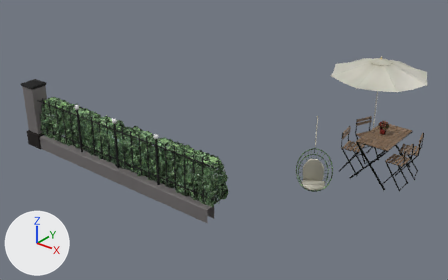
The glTF model assets/models/jardin.glb: old version first, new version second.
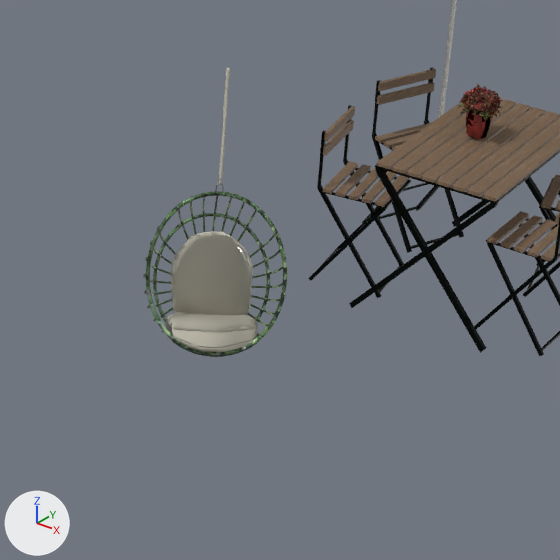
The first picture shows the older version from a 50 mm lens placed at (3.88, -14.86, 7.26), pointed at (-5.35, -3.32, 0.1). The close-ups show the older and then the newer version on the part from 58% to 90% of the width and 35% to 87% of the height of that picture. Only the edits that show in the close-ups are written down. Lighting does not change. The marker at lower left points along +X, +Y and +Z. Where no turn or scale is listed for an object, it has been applied to the vertices.

The first close-up shows 'Chair1_Metal028_2K_0', 'Chair1_Wood049_2K_0', 'Retopo_F_cloth_panel001_Bamboo_0', 'Retopo_F_cloth_panel001_Chair_Fabric_0', 'model_tex_u1_v1_0' and 2 more.
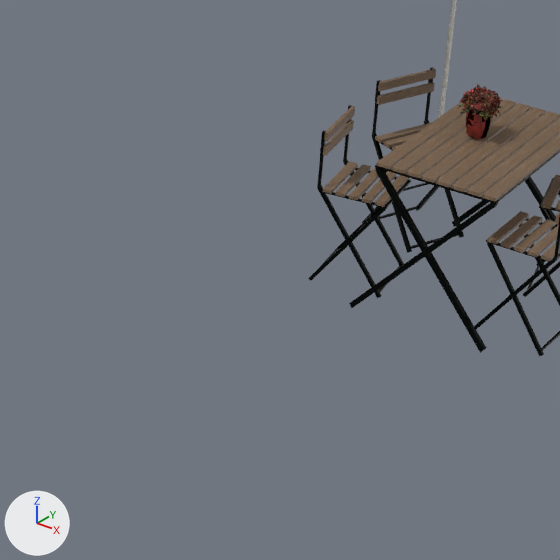
Pixel boxes (x1, y1, x2, y2) of what changed, in the close-ups (560 x 560 px):
'Retopo_F_cloth_panel001_Chair_Fabric_0', deleted
    before: (166, 68, 258, 352)
'Retopo_F_cloth_panel001_Bamboo_0', deleted (green)
    before: (143, 183, 287, 357)

Diff of the bpy script that builds the scene:
```diff
--- a/assets/models/jardin.glb.py
+++ b/assets/models/jardin.glb.py
@@ ob_retopo_f_cloth_panel001_chair_fabric_0 @@
-ob_retopo_f_cloth_panel001_chair_fabric_0 = bpy.data.objects.new('Retopo_F_cloth_panel001_Chair_Fabric_0', me_mesh_4)
-ob_retopo_f_cloth_panel001_chair_fabric_0.location = (-2.37, -3.75, 0.842)
@@ ob_retopo_f_cloth_panel001_bamboo_0 @@
-ob_retopo_f_cloth_panel001_bamboo_0 = bpy.data.objects.new('Retopo_F_cloth_panel001_Bamboo_0', me_mesh_5)
-ob_retopo_f_cloth_panel001_bamboo_0.location = (-2.35, -3.782, 0.474)
```
